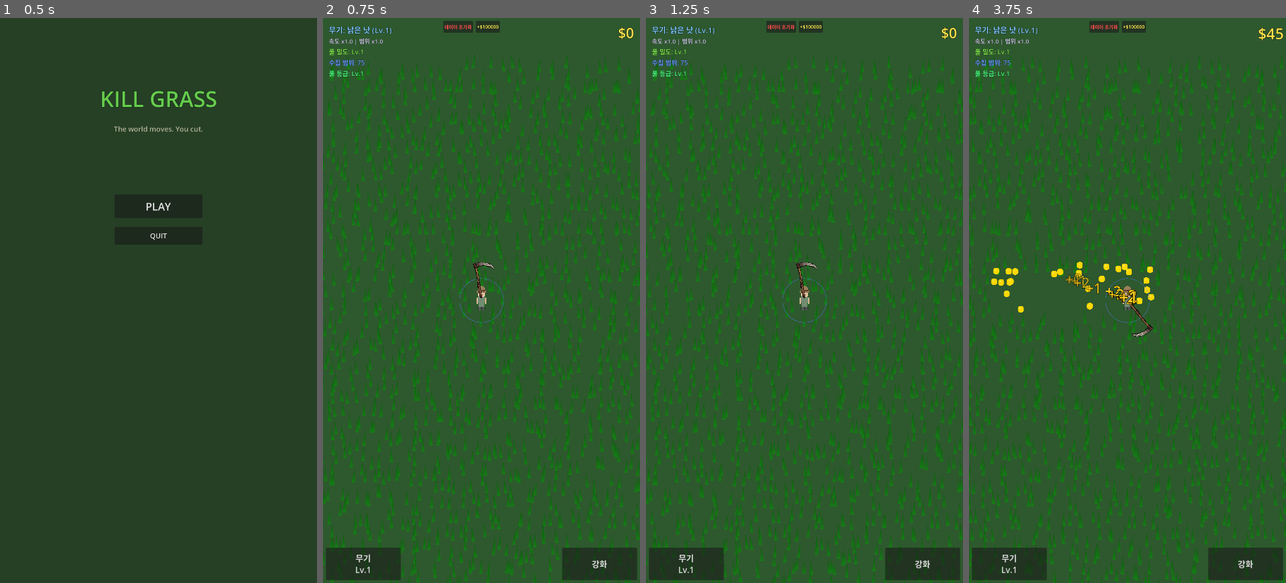
Above: before the commit, frames 1-4 (left to right).
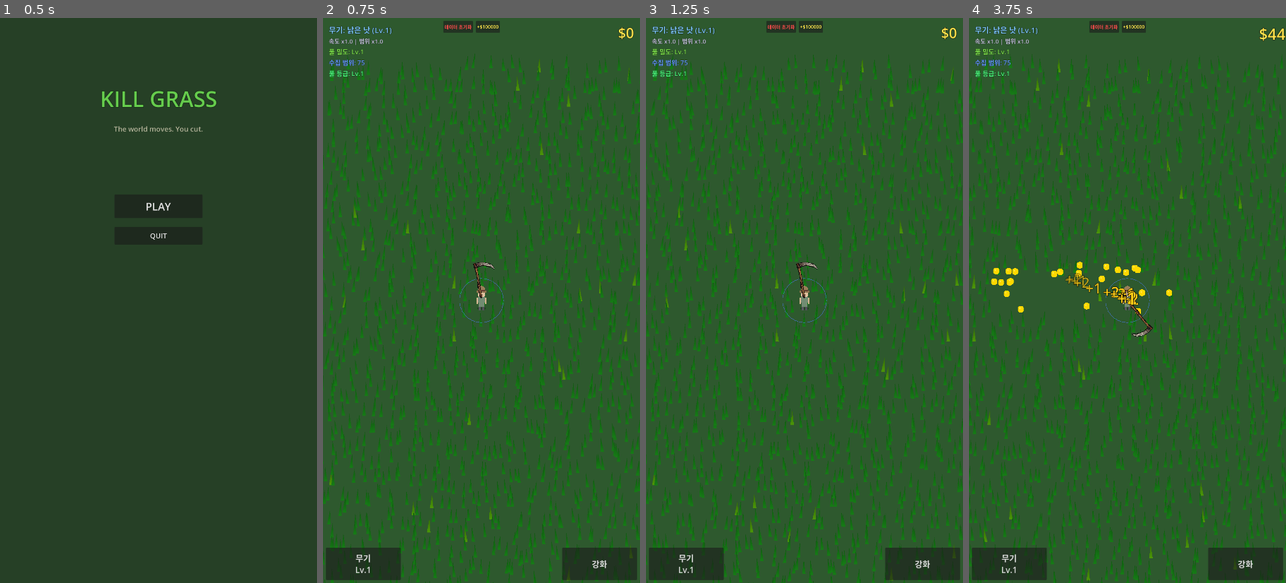
Above: after the commit, the same moments.

Repository: yellyB/game-kill_grass
Game: Godot game, scene res://scenes/ui/main_menu.tscn
Same seed, same stepped clock (60 frames per second), same inputs: the game is played once before the commit and once after it.
Inputs (mouse positions are in pixels of both pictures, inside the frame that each line leads up to):
- Up to frame 1 (0.5 s): no input
- Up to frame 2 (0.75 s): click "PLAY" at 0.5 s
- Up to frame 3 (1.25 s): no input
- Up to frame 4 (3.75 s): move the mouse to (1197, 272) at 1.27 s; hold D (move_right) 1.28-2 s; click (1197, 272) at 1.42 s; drag from (1064, 328) to (1133, 300) at 2.02 s; move the mouse to (1159, 176) at 2.77 s; hold D (move_right) 2.78-3.5 s; drag from (1111, 413) to (997, 283) at 3.52 s

Frame 1 is identical in both runs. In frame 2, 0.3% of the frame differs, in the area x 2-99%, y 7-100%; in frame 3, 0.3%; in frame 4, 0.9%, in the area x 0-100%, y 1-100%.

Commit message:
Restructure grass system: 3 tiers + golden as rare exception
Regular grass progression (3 tiers):
- 기본풀 (Normal): 1 HP, 1-2 coins
- 강한풀 (Tough): 3 HP, 5-10 coins
- 완전 센풀 (Very Strong): 6 HP, 15-30 coins

Progression:
- Lv.0: 100% Normal
- Lv.13: 50% Normal, 50% Tough
- Lv.27: 50% Tough, 50% Very Strong
- Lv.27+: 100% Very Strong

Golden grass (황금풀):
- 2% chance at ALL levels (constant)
- 15 HP, 100-500 coins
- Independent from regular grass progression

Co-Authored-By: Claude Opus 4.5 <noreply@anthropic.com>

Diff:
--- a/autoload/game_manager.gd
+++ b/autoload/game_manager.gd
@@ -54,7 +54,18 @@
 	tough_grass.color = Color(0.15, 0.5, 0.35)
 	tough_grass.cut_color = Color(0.3, 0.35, 0.25)
 
-	# 2: 황금풀 - 체력 매우 높음, 보상 엄청남 (후반 레어)
+	# 2: 완전 센풀 - 체력 높음, 보상 매우 좋음
+	var strong_grass = GrassData.new()
+	strong_grass.grass_name = "완전 센풀"
+	strong_grass.max_health = 6
+	strong_grass.regen_time = 8.0
+	strong_grass.min_drop_value = 15
+	strong_grass.max_drop_value = 30
+	strong_grass.drop_chance = 1.0
+	strong_grass.color = Color(0.1, 0.35, 0.5)
+	strong_grass.cut_color = Color(0.2, 0.3, 0.35)
+
+	# 3: 황금풀 - 예외적 존재, 모든 레벨에서 동일 확률로 등장
 	var golden_grass = GrassData.new()
 	golden_grass.grass_name = "황금풀"
 	golden_grass.max_health = 15
@@ -67,31 +78,48 @@
 
 	grass_data_list.append(normal_grass)
 	grass_data_list.append(tough_grass)
+	grass_data_list.append(strong_grass)
 	grass_data_list.append(golden_grass)
 
 func get_random_grass_data() -> GrassData:
 	var quality_level = upgrade_grass_quality
 
-	# 황금풀: 레벨 10부터 등장, 최대 3% 확률 (매우 희귀)
-	var golden_chance = 0.0
-	if quality_level >= 10:
-		golden_chance = min((quality_level - 10) * 0.003, 0.03)  # 레벨 10에서 0%, 레벨 20에서 3%
-
-	# 강한풀: 레벨 0에서 0%, 레벨 18에서 100%
-	# 기본풀: 레벨 0에서 100%, 레벨 18에서 0%
-	var tough_ratio = min(quality_level / 18.0, 1.0)  # 0.0 ~ 1.0
-
-	# 황금풀 확률을 제외한 나머지에서 강한풀 비율 적용
-	var remaining = 1.0 - golden_chance
-	var tough_chance = remaining * tough_ratio
+	# 황금풀: 모든 레벨에서 동일한 확률 (2%)
+	const GOLDEN_CHANCE = 0.02
 
 	var roll = randf()
-	if roll < golden_chance:
-		return grass_data_list[2]  # 황금풀
-	elif roll < golden_chance + tough_chance:
+	if roll < GOLDEN_CHANCE:
+		return grass_data_list[3]  # 황금풀
+
+	# 나머지 확률에서 3단계 풀 분배
+	# Lv.0: 기본풀 100%
+	# Lv.9: 기본풀 50%, 강한풀 50%
+	# Lv.18: 강한풀 50%, 완전 센풀 50%
+	# Lv.27+: 완전 센풀 100%
+	var progress = min(quality_level / 27.0, 1.0)  # 0.0 ~ 1.0
+
+	# 3단계 전환: 기본 -> 강한 -> 완전 센
+	var normal_chance: float
+	var tough_chance: float
+
+	if progress < 0.5:
+		# 전반부: 기본풀에서 강한풀로 전환
+		var t = progress * 2.0  # 0 ~ 1
+		normal_chance = 1.0 - t
+		tough_chance = t
+	else:
+		# 후반부: 강한풀에서 완전 센풀로 전환
+		var t = (progress - 0.5) * 2.0  # 0 ~ 1
+		normal_chance = 0.0
+		tough_chance = 1.0 - t
+
+	var remaining_roll = randf()
+	if remaining_roll < normal_chance:
+		return grass_data_list[0]  # 기본풀
+	elif remaining_roll < normal_chance + tough_chance:
 		return grass_data_list[1]  # 강한풀
 	else:
-		return grass_data_list[0]  # 기본풀 (나머지)
+		return grass_data_list[2]  # 완전 센풀
 
 func add_money(amount: int) -> void:
 	money += amount
